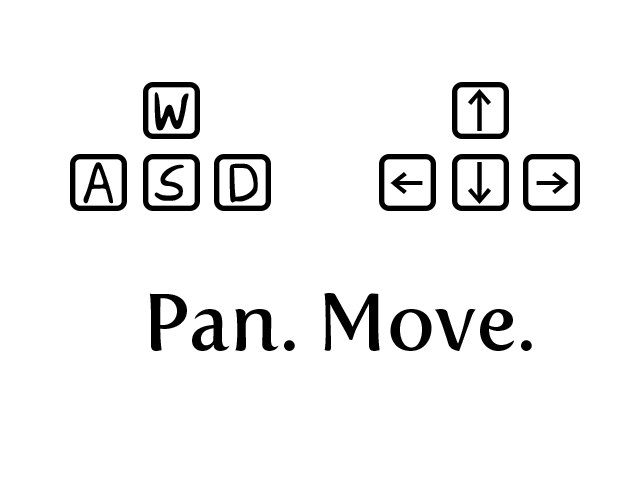
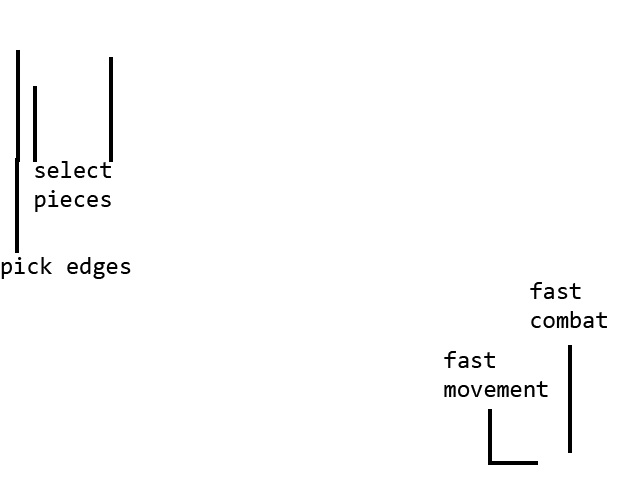
The second 640 x 480 image is a revision of the first. Changes to its layers:
added layer "fast combat" above "fast movement" over [530, 282, 607, 328]
added layer "fast movement" above "pick edges" over [444, 351, 548, 397]
added layer "pick edges" above "select pieces" over [1, 257, 131, 279]
added layer "select pieces" above "Shape 1" over [35, 161, 111, 212]
added layer "Shape 1" above "Screenshot_5" over [15, 50, 572, 465]
hid "Pan. Move." over [149, 293, 532, 351]
hid "←" over [390, 172, 423, 194]
hid "↓" over [468, 162, 491, 204]
hid "→" over [536, 172, 569, 194]
hid "↑" over [468, 89, 491, 131]
hid "Arrows" over [379, 82, 580, 211]
hid "WASD" over [70, 82, 271, 211]
